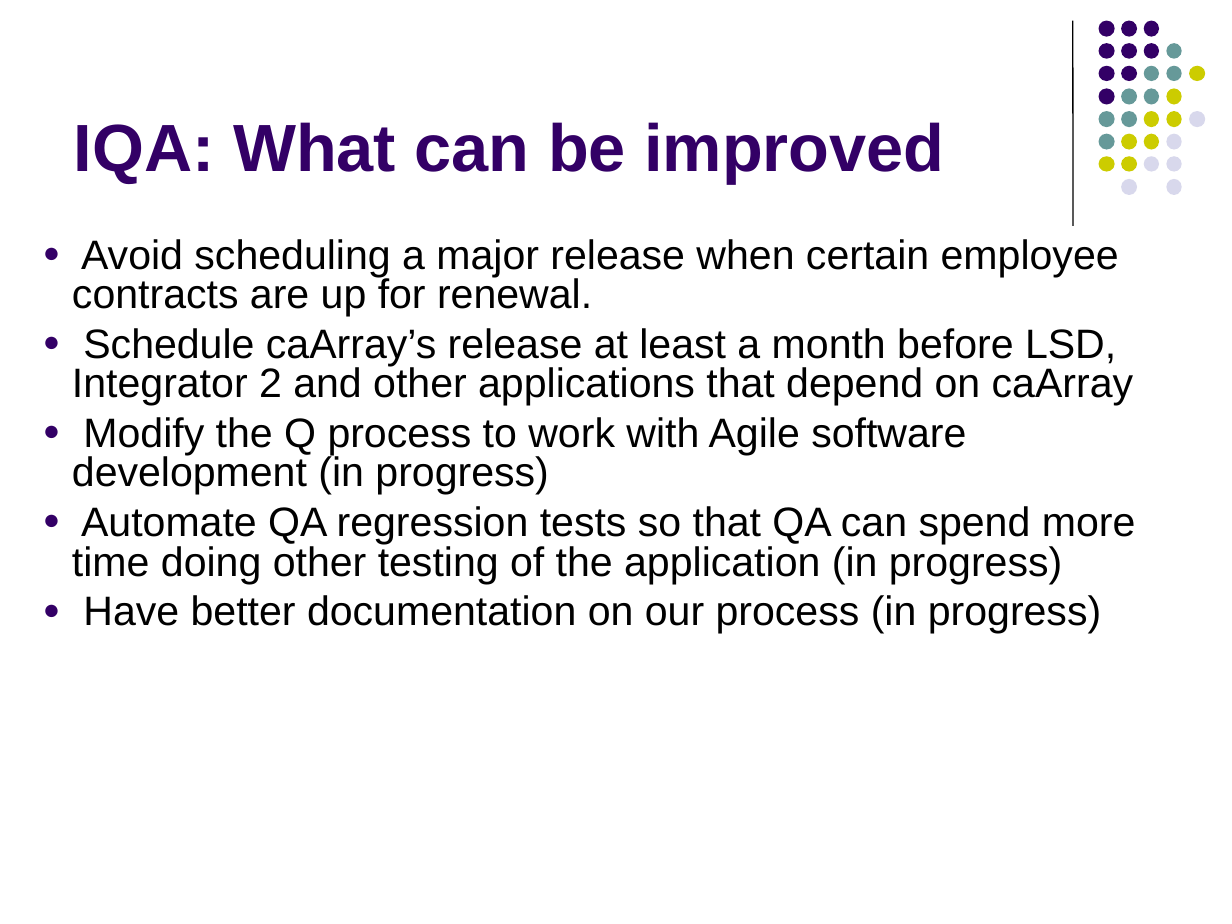
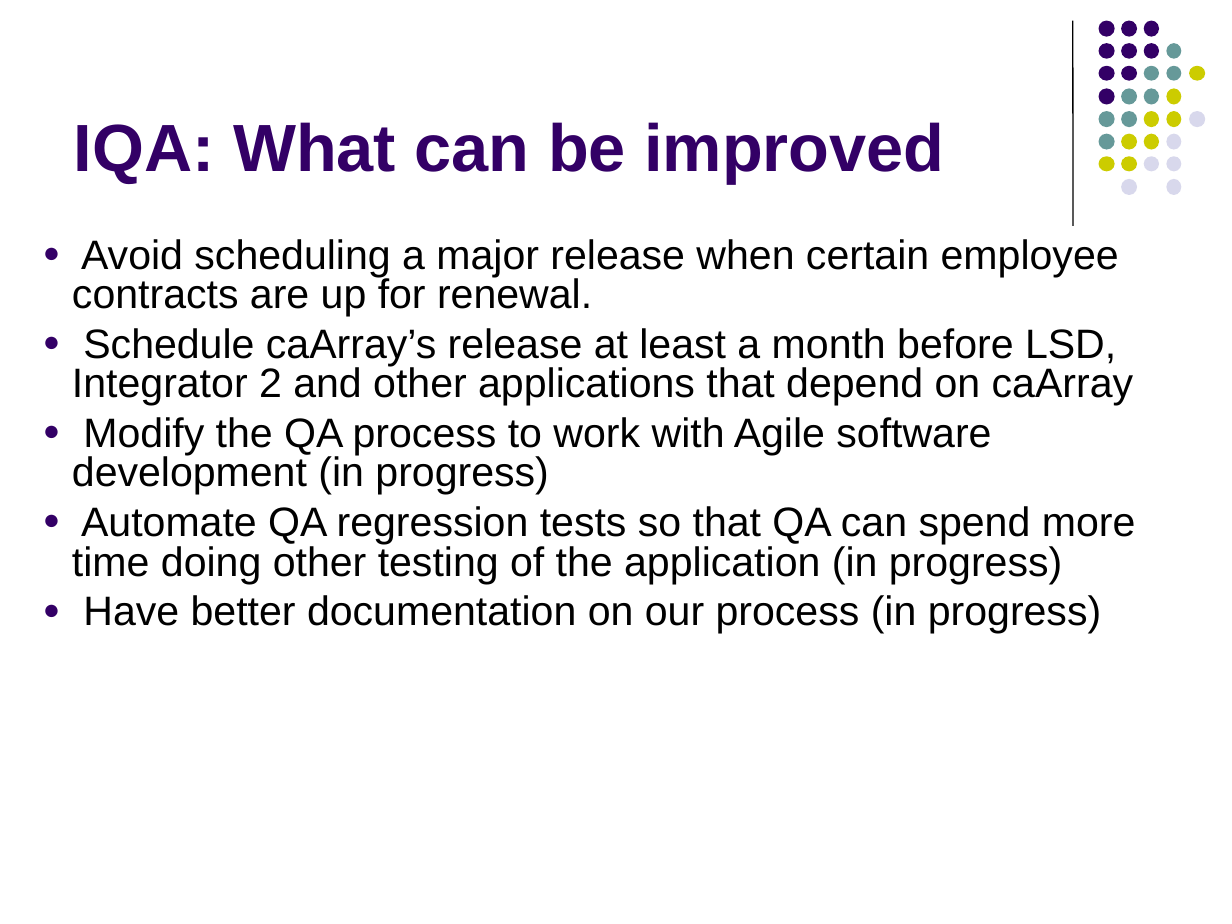
Before and after one commit to NCIP/caarray-docs, a slide deck: slide 13 of project_management/reports/2.3.0_project_portmortem.ppt. Drawn at 1232x924 pixels with LibreOffice and Linux fonts; fonts in the diff are those of the drawing. Boxes give left, top, right and bottom in pixels: in the first picture for what was removed or moved away, otherwise in the second. Text is boxed around its words. In the diff, an @@ line names an element or a change of style, - is before the commit and + after.

```diff
--- a/project_management/reports/2.3.0_project_portmortem.ppt
+++ b/project_management/reports/2.3.0_project_portmortem.ppt
@@ text at bbox=[72, 417, 991, 495]: text changed @@
-● Modify the Q process to work with Agile software development (in progress)
+● Modify the QA process to work with Agile software development (in progress)
```
Also in this commit, not shown: 5 other slides changed.
